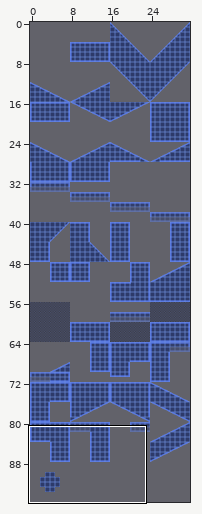
Level history. Tiled map: assets/levels/R0/tilemap128.tmx. The first picture is a wide view before the edit; the outline marks the close-up.
Close-up. Earlier state:
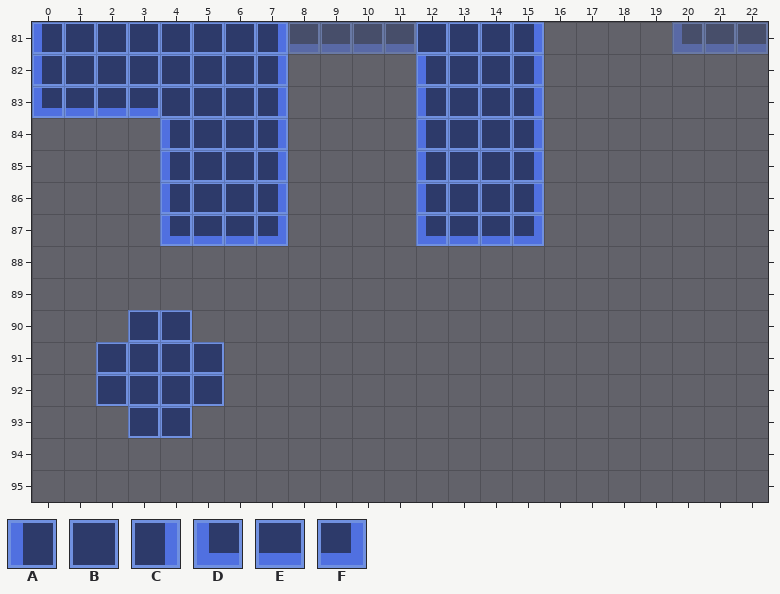
Cells are 16x16 px. Shown: x 0..22, y 81..95.
Key: from "16x16": A 9, B 10, C 11, D 17, E 18, F 19.
_ is an empty cell.
Layers that did not change in this view are not listed.
Layer "solid" before, first column x 0:
81 ABBBBBBC____BBBC_______
82 ABBBBBBC____ABBC_______
83 DEEEBBBC____ABBC_______
84 ____ABBC____ABBC_______
85 ____ABBC____ABBC_______
86 ____ABBC____ABBC_______
87 ____DEEF____DEEF_______
88 _______________________
89 _______________________
90 ___BB__________________
91 __BBBB_________________
92 __BBBB_________________
93 ___BB__________________
94 _______________________
95 _______________________
Once edited:
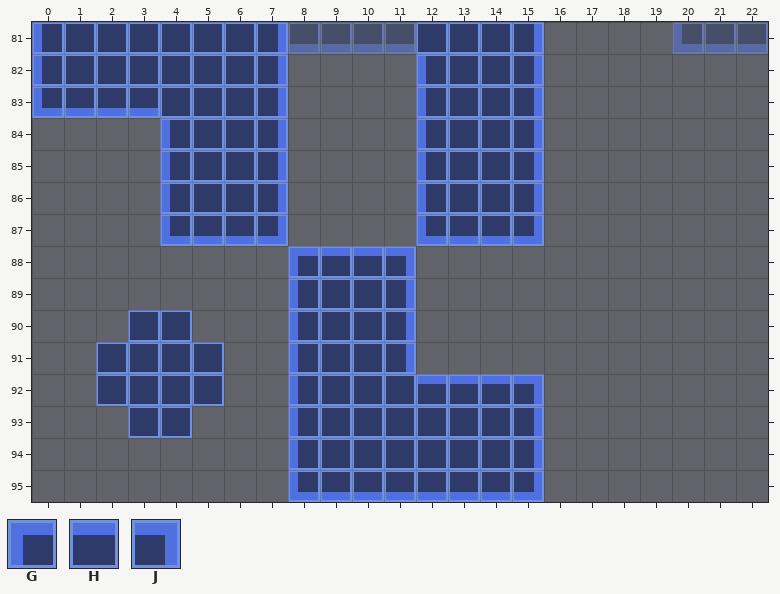
Further tiles: from "16x16": G 1, H 2, J 3.
Change:
Layer "solid":
y 88: x 8..11 ____ -> GHHJ
y 89..91: x 8..11 ____ -> ABBC
y 92: x 8..15 ________ -> ABBBHHHJ
y 93..94: x 8..15 ________ -> ABBBBBBC
y 95: x 8..15 ________ -> DEEEEEEF
